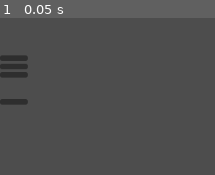
Above: before the commit, frame 1.
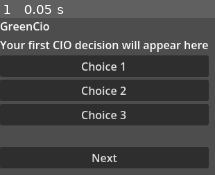
Above: after the commit, the same moment.

Repository: Leopold-Wahlbeck/Green-Cio
Game: Godot game, scene res://scenes/main.tscn
Same seed, same stepped clock (60 frames per second), same inputs: the game is played once before the commit and once after it. The project has no main scene, so this scene is started directly.
Inputs:
- Up to frame 1 (0.05 s): no input

The runs differ from the first frame. In frame 1, 53% of the frame differs, in the area x 0-98%, y 2-96%.

Commit message:
Add default texts to main scene UI
Populate main.tscn UI nodes with default labels and button captions: set TitleLabel to "GreenCio", DescriptionLabel to "Your first CIO decision will appear here", set ChoiceButton/ChoiceButton2/ChoiceButton3 texts to "Choice 1/2/3", set NextButton text to "Next", and add metadata/_edit_group_ on ChoiceButton for editor grouping.

Diff:
--- a/scenes/main.tscn
+++ b/scenes/main.tscn
@@ -11,21 +11,28 @@
 
 [node name="TitleLabel" type="Label" parent="VBoxContainer" unique_id=1209373673]
 layout_mode = 2
+text = "GreenCio"
 
 [node name="DescriptionLabel" type="Label" parent="VBoxContainer" unique_id=912490889]
 layout_mode = 2
+text = "Your first CIO decision will appear here"
 
 [node name="ChoiceButton" type="Button" parent="VBoxContainer" unique_id=329043391]
 layout_mode = 2
+text = "Choice 1"
+metadata/_edit_group_ = true
 
 [node name="ChoiceButton2" type="Button" parent="VBoxContainer" unique_id=928083681]
 layout_mode = 2
+text = "Choice 2"
 
 [node name="ChoiceButton3" type="Button" parent="VBoxContainer" unique_id=1347375987]
 layout_mode = 2
+text = "Choice 3"
 
 [node name="FeedbackLabel" type="Label" parent="VBoxContainer" unique_id=261585020]
 layout_mode = 2
 
 [node name="NextButton" type="Button" parent="VBoxContainer" unique_id=515475864]
 layout_mode = 2
+text = "Next"
